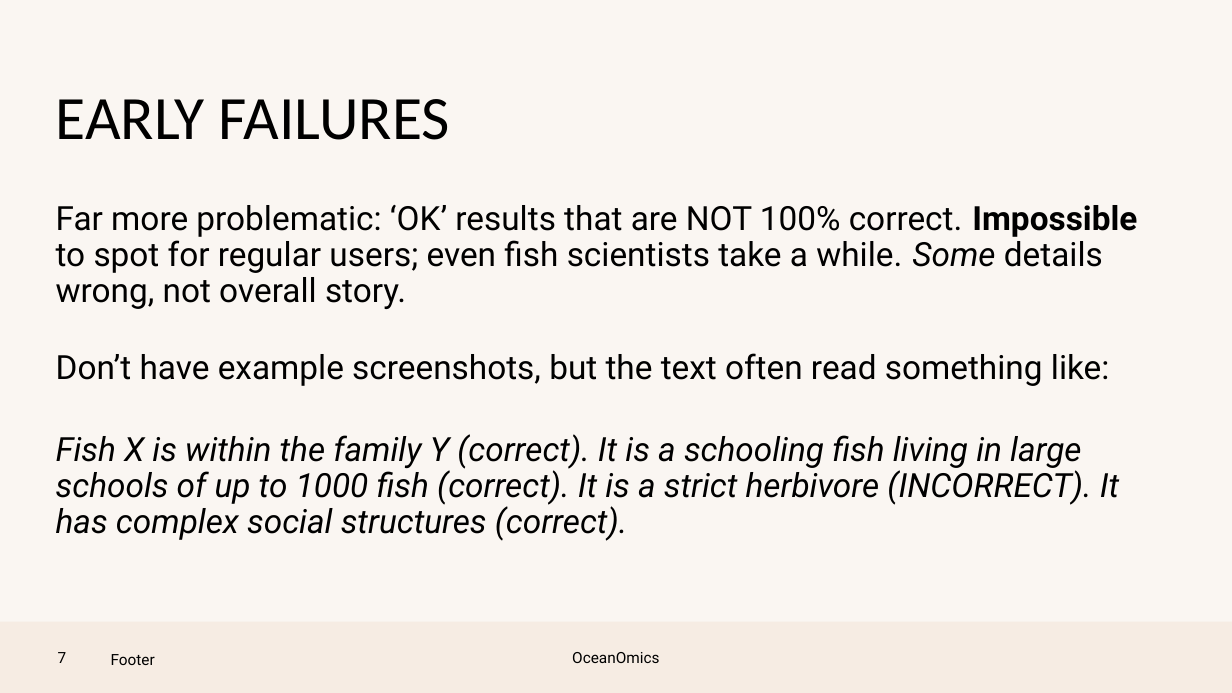
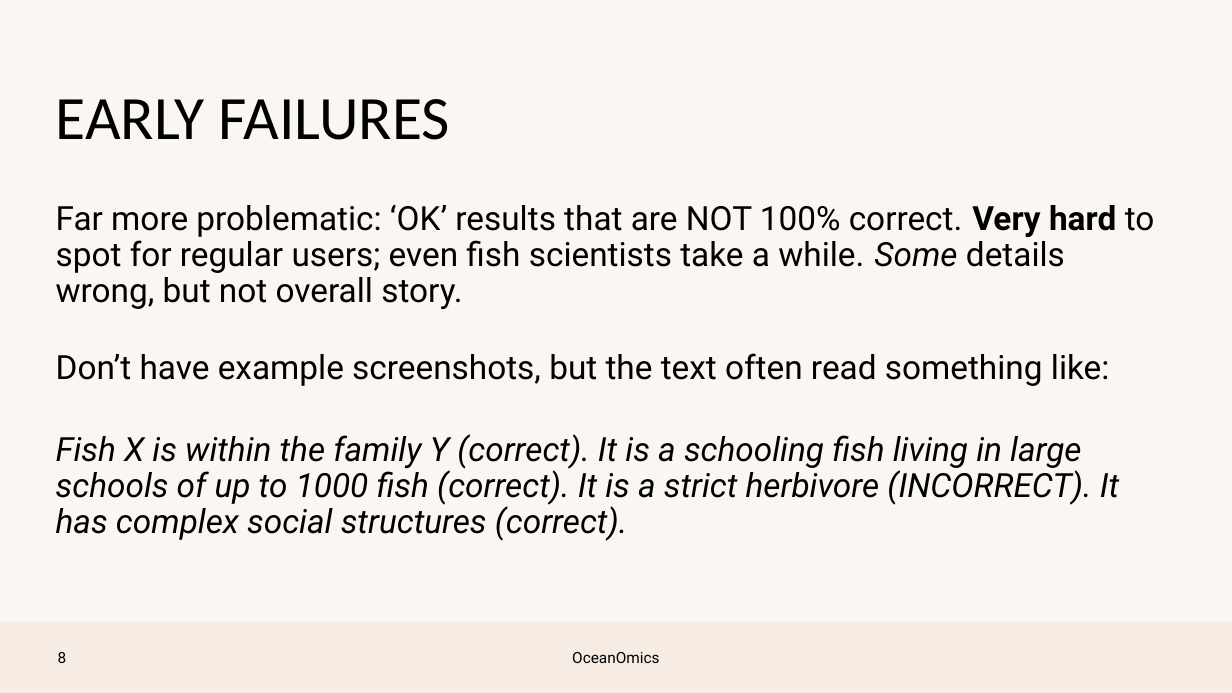
Before and after one commit to pmlg/June2023_LLM_repo, a slide deck: slide 7 of PMLG talk.pptx (slide 6 before the commit). Drawn at 1232x693 pixels with LibreOffice and Linux fonts; fonts in the diff are those of the drawing; background and template pictures are left out. Boxes give left, top, right and bottom in pixels: in the first picture for what was removed or moved away, otherwise in the second. Text is boxed around its words. In the diff, an @@ line names an element or a change of style, - is before the commit and + after.

```diff
--- a/PMLG talk.pptx
+++ b/PMLG talk.pptx
@@ text at box(56, 205, 1155, 309): text changed @@
-Far more problematic: ‘OK’ results that are NOT 100% correct. Impossible to spot for regular users; even fish scientists take a while. Some details wrong, not overall story.
+Far more problematic: ‘OK’ results that are NOT 100% correct. Very hard to spot for regular users; even fish scientists take a while. Some details wrong, but not overall story.
@@ page number at box(58, 652, 67, 663): text changed @@
-7
+8
@@ text removed at box(111, 654, 155, 665) @@
-Footer
```
Also in this commit, not shown: 20 other slides changed, 3 slides added, 1 slide removed.
